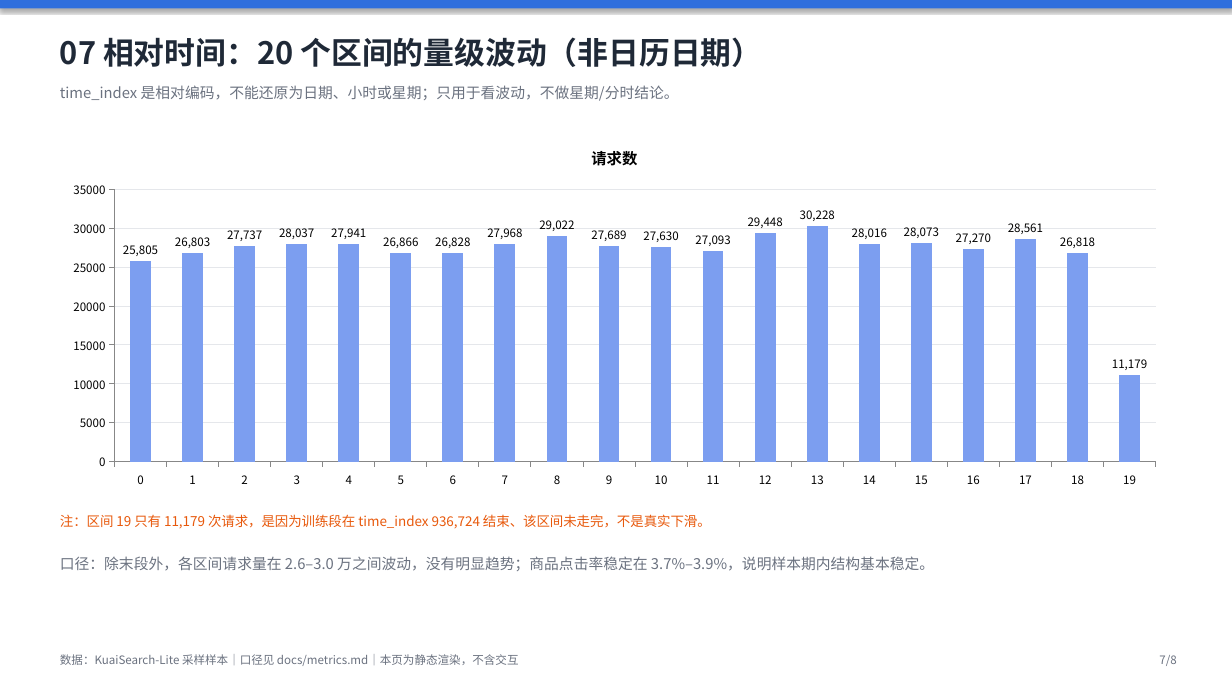
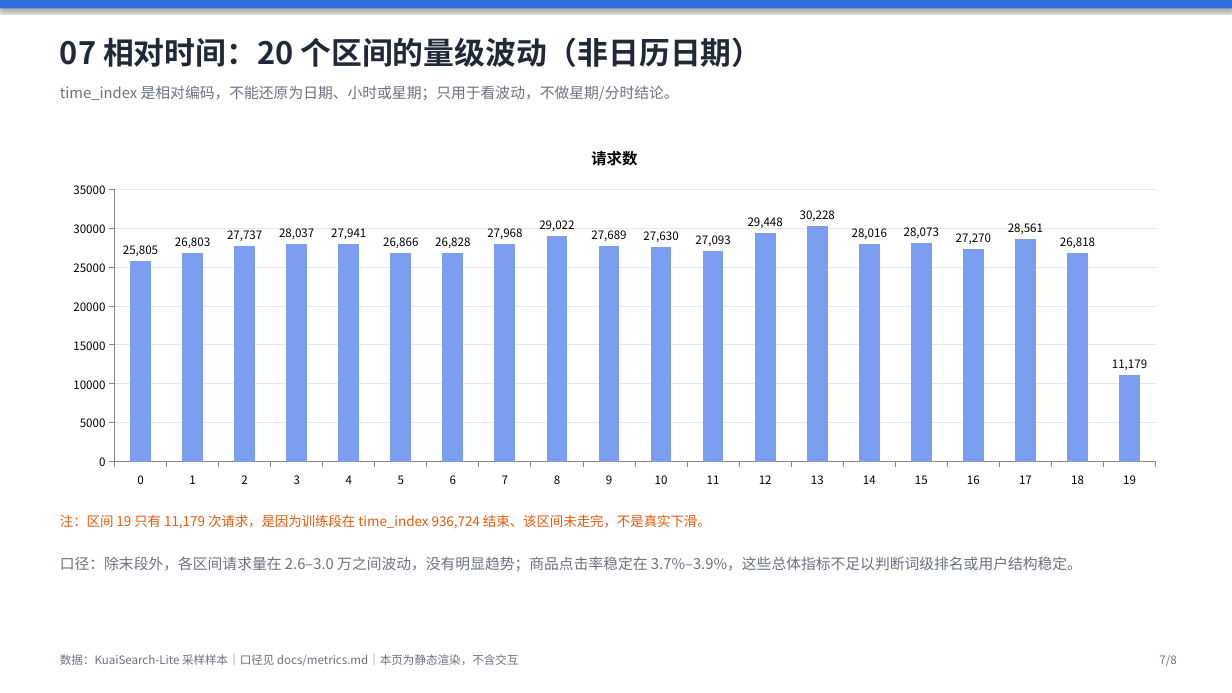
Before and after one commit to wsirui512-ops/kuaisearch-search-ops, a slide deck: slide 7 of dashboards/静态看板.pptx. Drawn at 1232x693 pixels with LibreOffice and Linux fonts; fonts in the diff are those of the drawing. Boxes give left, top, right and bottom in pixels: in the first picture for what was removed or moved away, otherwise in the second. Text is boxed around its words. In the diff, an @@ line names an element or a change of style, - is before the commit and + after.

```diff
--- a/dashboards/静态看板.pptx
+++ b/dashboards/静态看板.pptx
@@ text at (60,556,1082,571): text changed @@
-口径：除末段外，各区间请求量在 2.6–3.0 万之间波动，没有明显趋势；商品点击率稳定在 3.7%–3.9%，说明样本期内结构基本稳定。
+口径：除末段外，各区间请求量在 2.6–3.0 万之间波动，没有明显趋势；商品点击率稳定在 3.7%–3.9%，这些总体指标不足以判断词级排名或用户结构稳定。
```
Also in this commit, not shown: 6 other slides changed, 58 other files.
